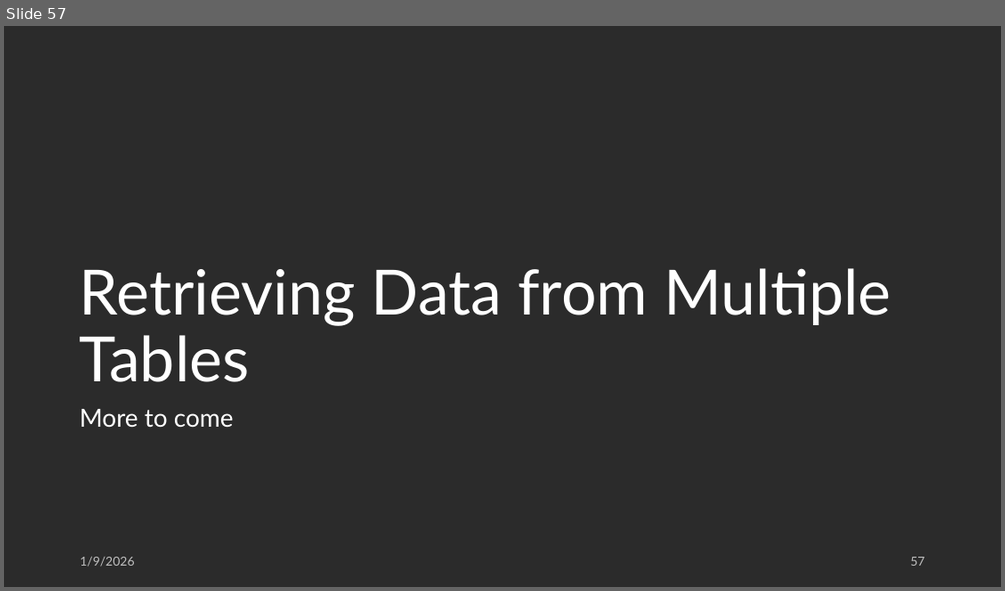
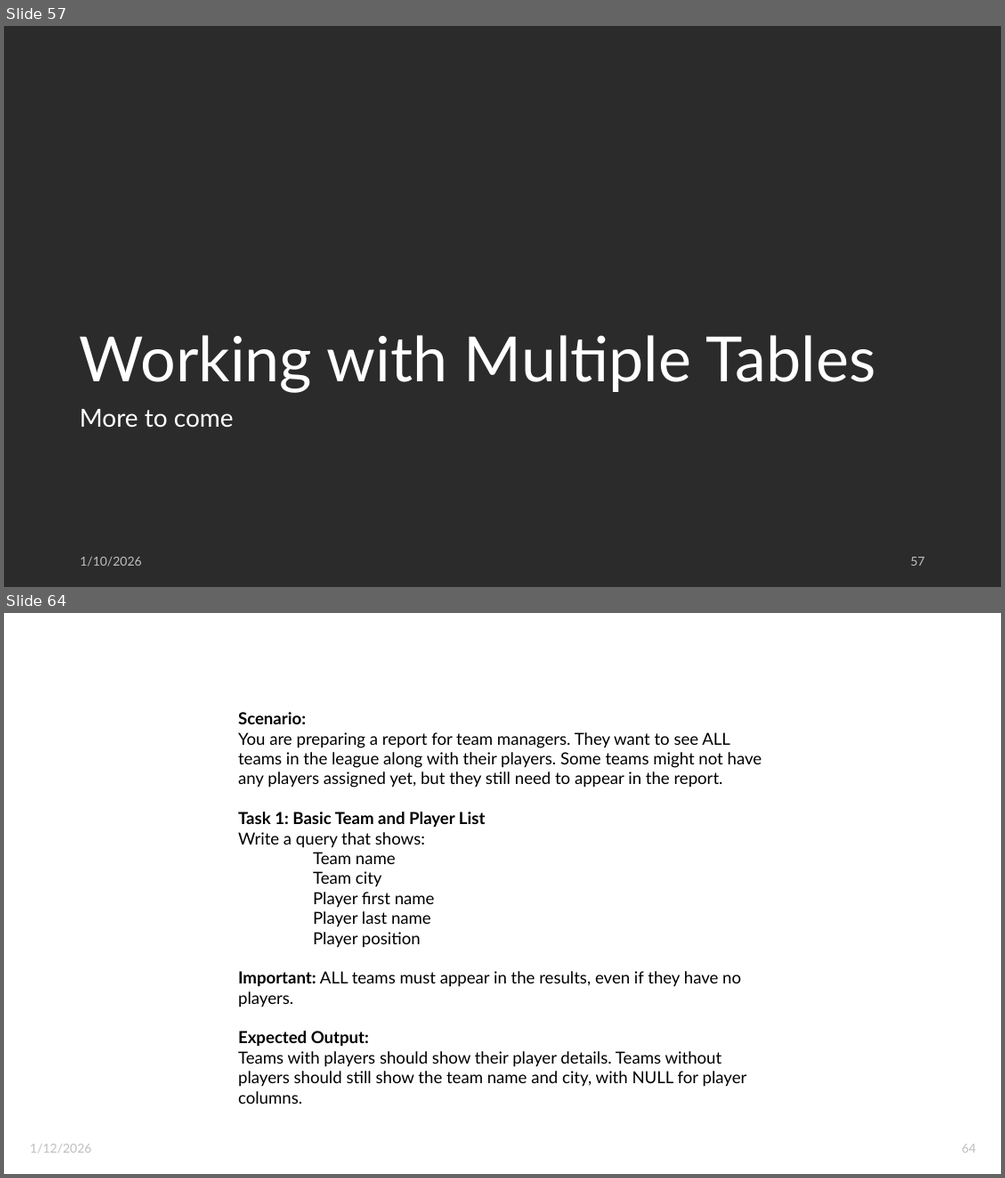
Before and after one commit to weddingtoncoder/learn_sql_server, a slide deck: Intro to Relational Databases with SQL Server 2022.pptx. Shown one above the other, each under a label of ours: slide 57 before the commit, slides 57 and 64 after it; the slides between them are not shown. The pictures are 1005x591 and 1005x1178 pixels, drawn with LibreOffice and Linux fonts; fonts in the diff are those of the drawing; background and template pictures are left out; a plain dark background stands for a picture behind light text. Boxes give left, top, right and bottom in pixels: in the first picture for what was removed or moved away, otherwise in the second. Text is boxed around its words. In the diff, an @@ line names an element or a change of style, - is before the commit and + after.

```diff
--- a/Intro to Relational Databases with SQL Server 2022.pptx
+++ b/Intro to Relational Databases with SQL Server 2022.pptx
@@ slide 64 added at (x1=4, y1=613, x2=1001, y2=1174), background picture (left out) @@
@@ title added at (x1=23, y1=642, x2=882, y2=695), 39.6 pt, text #FFFFFF @@
+Practice Time
@@ text added at (x1=238, y1=712, x2=762, y2=1103), 16 pt, text #000000 @@
+Scenario:
+You are preparing a report for team managers. They want to see ALL teams in the league along with their players. Some teams might not have any players assigned yet, but they still need to appear in the report.
+Task 1: Basic Team and Player List
+Write a query that shows:
+Team name
+Team city
+Player first name
+Player last name
+Player position
+Important: ALL teams must appear in the results, even if they have no players.
+Expected Output:
+Teams with players should show their player details. Teams without players should still show the team name and city, with NULL for player columns.
@@ text added at (x1=30, y1=1143, x2=91, y2=1152), 12 pt, text #BFBFBF @@
+1/12/2026
@@ page number added at (x1=962, y1=1143, x2=976, y2=1152), 12 pt, text #BFBFBF @@
+64
@@ slide 57 changed as well @@
@@ title at (x1=80, y1=335, x2=875, y2=393): text changed @@
-Retrieving Data from Multiple Tables
+Working with Multiple Tables
@@ text at (x1=80, y1=556, x2=141, y2=566): text changed @@
-1/9/2026
+1/10/2026
```
Also in this commit, not shown: 55 other slides changed, 45 other slides added.
